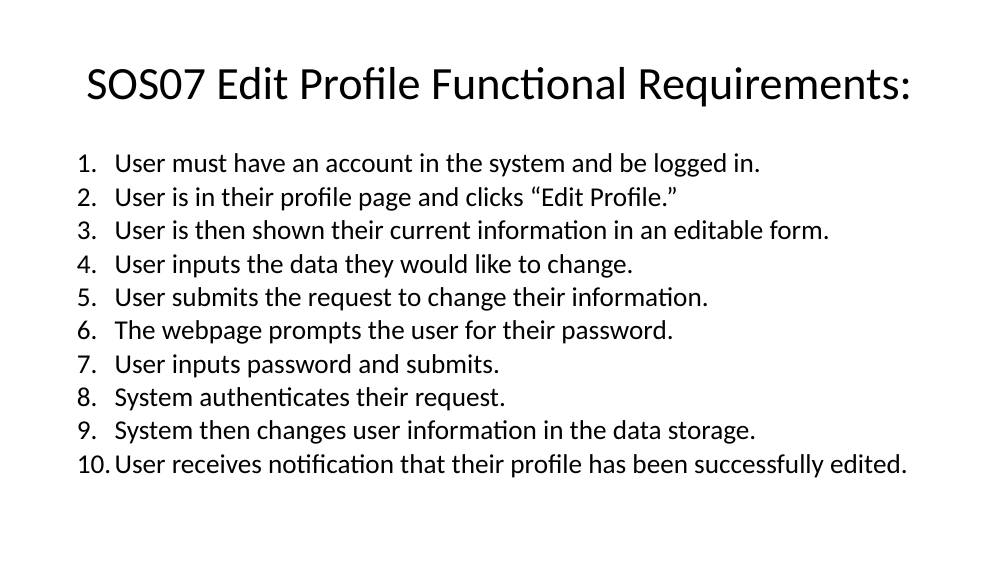
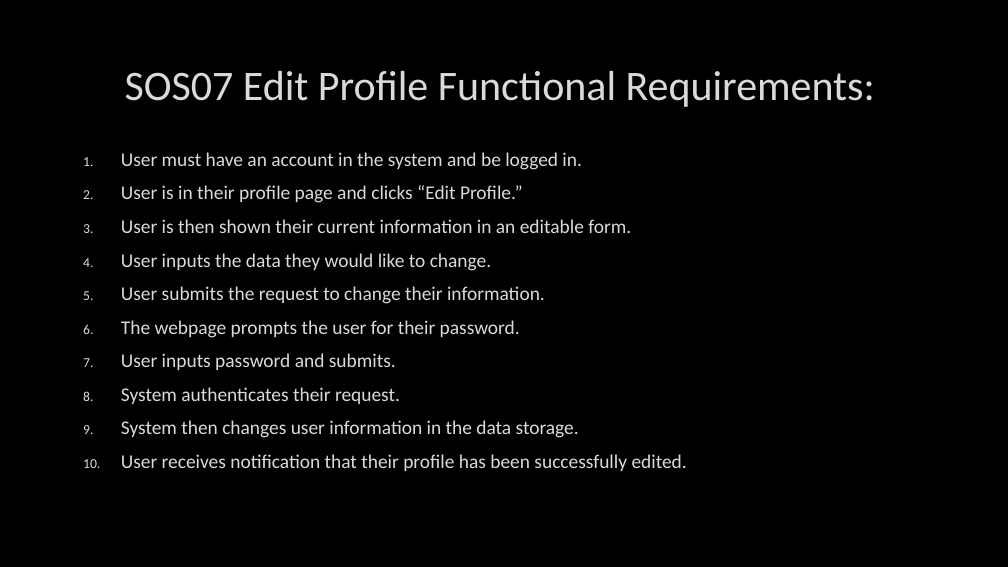
Before and after one commit to arocho032/CEN4010-Team-5, a slide deck: slide 7 of specifications/deliv1/SOS Deliverable 1 Presentation.pptx. Drawn at 1008x567 pixels with LibreOffice and Linux fonts; fonts in the diff are those of the drawing; background and template pictures are left out. Boxes give left, top, right and bottom in pixels: in the first picture for what was removed or moved away, otherwise in the second. Text is boxed around its words. In the diff, an @@ line names an element or a change of style, - is before the commit and + after.

```diff
--- a/specifications/deliv1/SOS Deliverable 1 Presentation.pptx
+++ b/specifications/deliv1/SOS Deliverable 1 Presentation.pptx
@@ background #FFFFFF to picture (left out) @@
@@ title "SOS07 Edit Profile Functional Requirements:" at (x1=125, y1=71, x2=875, y2=107): size 44 to 40 pt, text colour #000000 to #DADADA, letter outline none to #404040 0.75 pt; line spacing 0.9 to 1 @@
@@ text "User must have an account ..." at (x1=121, y1=152, x2=687, y2=471): size 25.9 to 18.5 pt, text colour #000000 to #DADADA, letter outline none to #404040 0.75 pt; line spacing 0.7 to 1 @@
```
Also in this commit, not shown: 14 other slides changed.
